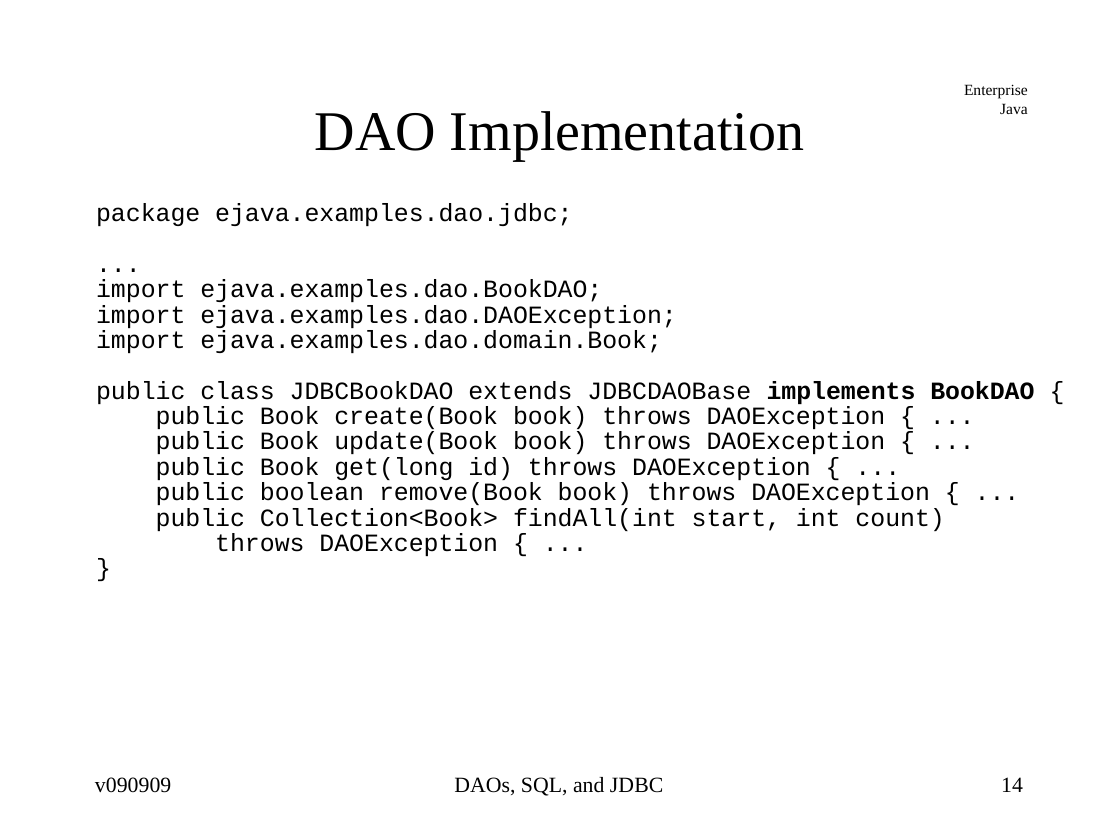
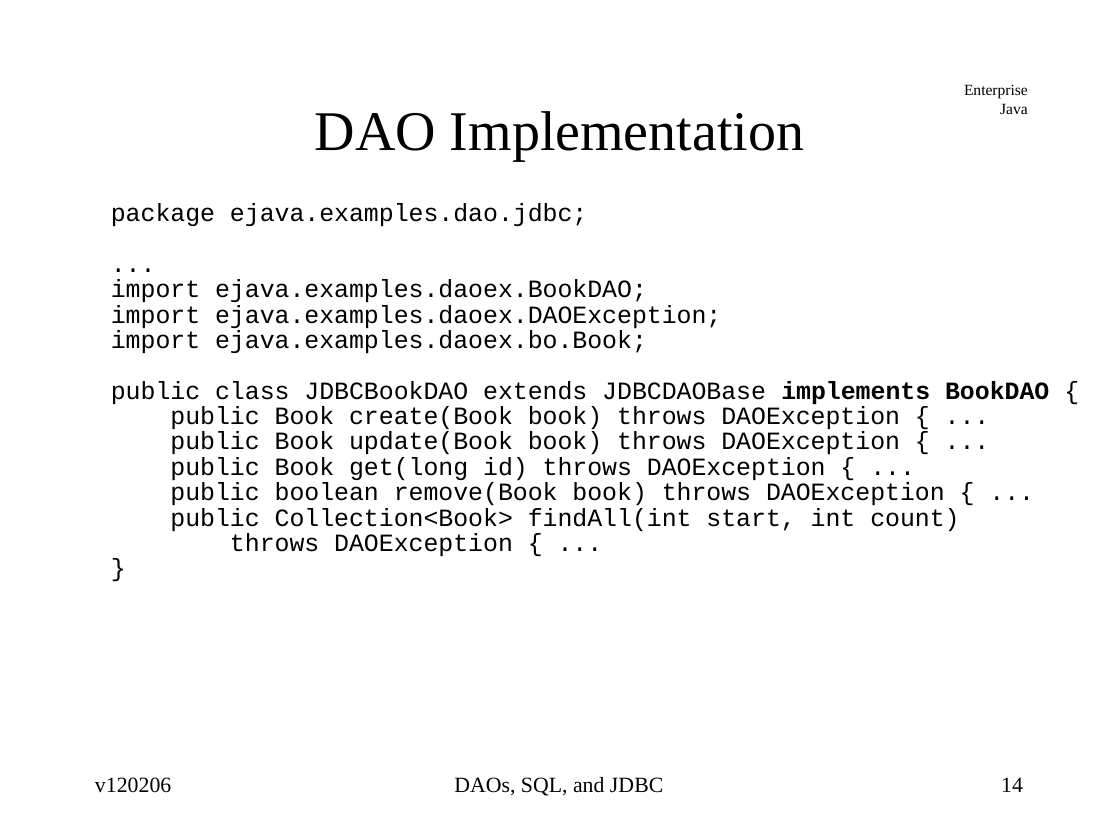
Before and after one commit to jcstaff/ejava-javaee, a slide deck: slide 14 of jdbcDAO/src/site/resources/lectures/jdbcDAO.ppt. Drawn at 1120x840 pixels with LibreOffice and Linux fonts; fonts in the diff are those of the drawing. Boxes give left, top, right and bottom in pixels: in the first picture for what was removed or moved away, otherwise in the second. Text is boxed around its words. In the diff, an @@ line names an element or a change of style, - is before the commit and + after.

Commit message:
updated source code examples

```diff
--- a/jdbcDAO/src/site/resources/lectures/jdbcDAO.ppt
+++ b/jdbcDAO/src/site/resources/lectures/jdbcDAO.ppt
@@ text "package ejava.examples.dao.jdbc;": place and size @@
-text "package ejava.examples.dao.jdbc;" at bbox=[96, 203, 1034, 556]
+text "package ejava.examples.dao.jdbc;" at bbox=[111, 203, 1049, 556]
@@ text at bbox=[111, 279, 721, 353]: text changed @@
-import ejava.examples.dao.BookDAO;
-import ejava.examples.dao.DAOException;
-import ejava.examples.dao.domain.Book;
+import ejava.examples.daoex.BookDAO;
+import ejava.examples.daoex.DAOException;
+import ejava.examples.daoex.bo.Book;
@@ text at bbox=[95, 777, 171, 793]: text changed @@
-v090909
+v120206
```
Also in this commit, not shown: 95 other slides changed, 1 slide added, 4 slides removed.
